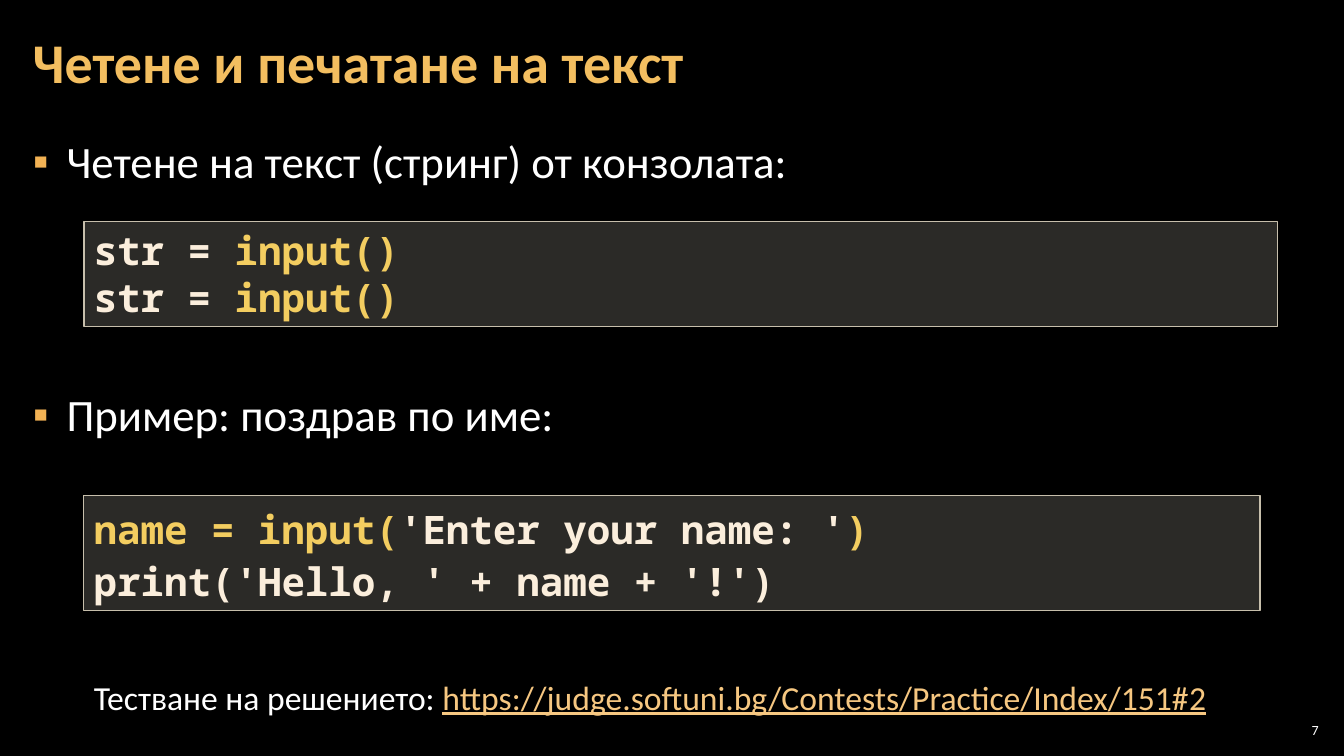
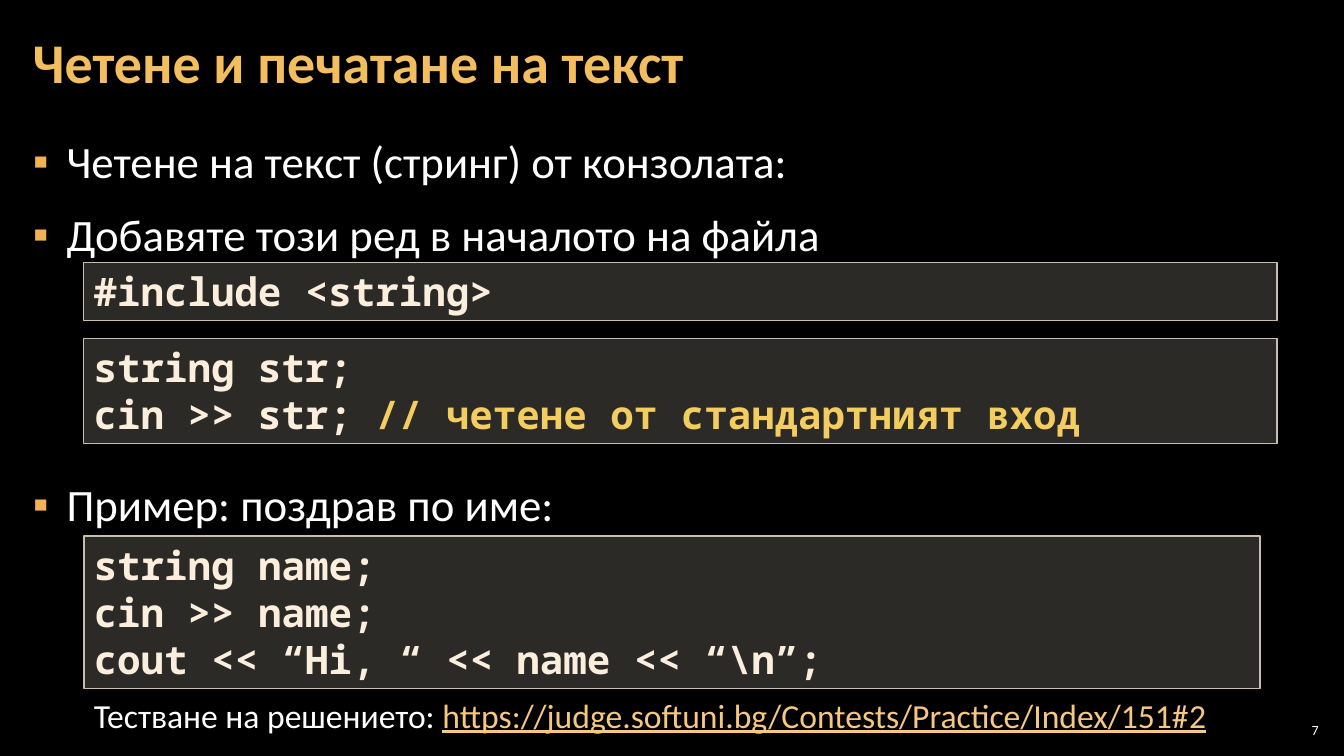
Before and after one commit to Software-University/C-plus-plus, a slide deck: slide 7 of 2. Simple-Calculations/2. Simple-Calculations.pptx. Drawn at 1344x756 pixels with LibreOffice and Linux fonts; fonts in the diff are those of the drawing; background and template pictures are left out. Boxes give left, top, right and bottom in pixels: in the first picture for what was removed or moved away, otherwise in the second. Text is boxed around its words. In the diff, an @@ line names an element or a change of style, - is before the commit and + after.

```diff
--- a/2. Simple-Calculations/2. Simple-Calculations.pptx
+++ b/2. Simple-Calculations/2. Simple-Calculations.pptx
@@ text at (67, 220, 820, 263): paragraph added @@
+▪ Добавяте този ред в началото на файла
@@ rectangle added at (84, 262, 1277, 320), fill #D9D5C7 at 20% opacity, outline #C7BFAC 1 pt, 28 pt, text #FBEEDC, bold @@
+#include <string>
@@ rectangle "string str;": place and size @@
-rectangle "string str;" at (84, 222, 1277, 327)
+rectangle "string str;" at (84, 339, 1277, 444)
@@ text in rectangle at (94, 351, 1080, 439): text changed @@
-str = input()
-str = input()
+string str;
+cin >> str; // четене от стандартният вход
@@ rectangle "string name;": place and size @@
-rectangle "string name;" at (84, 496, 1260, 611)
+rectangle "string name;" at (84, 536, 1260, 689)
@@ text in rectangle at (94, 549, 821, 680): text changed @@
-name = input('Enter your name: ')
-print('Hello, ' + name + '!')
+string name;
+cin >> name;
+cout << “Hi, “ << name << “\n”;
@@ text "Тестване на решението: https://judge.softuni.bg/Contests/Pra ...": place and size @@
-text "Тестване на решението: https://judge.softuni.bg/Contests/Pra ..." at (94, 686, 1206, 716)
+text "Тестване на решението: https://judge.softuni.bg/Contests/Pra ..." at (94, 704, 1206, 734)
```
Also in this commit, not shown: 11 other slides changed.
